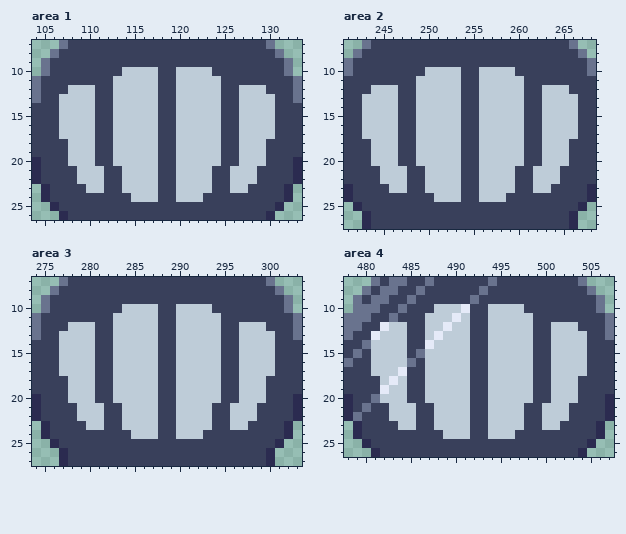
Edited in one commit: pixel-art file (assets/edit/clackerblinds.aseprite). The picture above was drawn from the file before the commit.
714x1054 pixels, 1 frame. Colours within 5 levels of each other are drawn and written as one. Shown: area 1: x 104..133, y 7..26; area 2: x 241..268, y 7..27; area 3: x 274..303, y 7..27; area 4: x 478..507, y 7..26. The commit also changed other parts of the picture, which this record leaves out.
The same view after the edit:
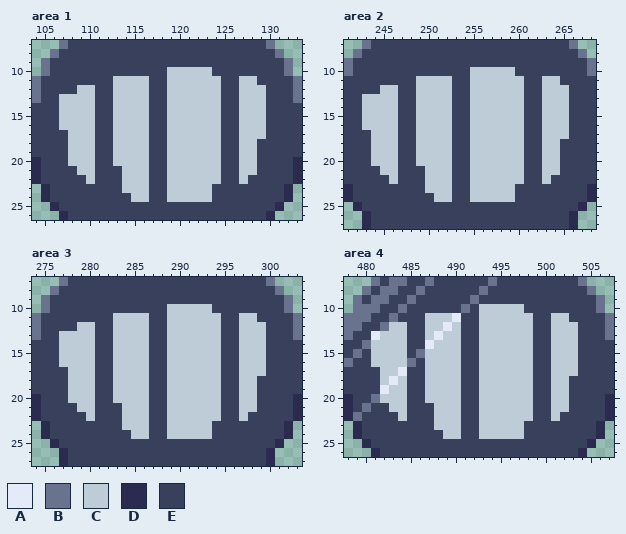
Palette (. is transparent): A #e5eaf8  B #69738e  C #beccd8  D #2b2b50  E #39405b
Changes in this commit:
Area 1, layer "Layer 2":
y 10: x 114..117 CCCC -> EEEE; x 119 E -> C
y 11: x 117 C -> E; x 119 E -> C; x 127..128 EE -> CC
y 12: x 108 C -> E; x 117 C -> E; x 119 E -> C
y 13..16: x 117 C -> E; x 119 E -> C; x 130 C -> E
y 17: x 107 C -> E; x 117 C -> E; x 119 E -> C; x 130 C -> E
y 18..20: x 117 C -> E; x 119 E -> C; x 129 C -> E
y 21: x 111 C -> E; x 117 C -> E; x 119 E -> C; x 124 E -> C; x 126 C -> E
y 22: x 109 C -> E; x 111 C -> E; x 117 C -> E; x 119 E -> C; x 124 E -> C; x 126 C -> E; x 128 C -> E
y 23: x 110..111 CC -> EE; x 117 C -> E; x 119 E -> C; x 126..127 CC -> EE
y 24: x 117 C -> E; x 119 E -> C; x 123 E -> C
Area 2, layer "Layer 2":
y 10: x 250..253 CCCC -> EEEE; x 255 E -> C
y 11: x 253 C -> E; x 255 E -> C; x 263..264 EE -> CC
y 12: x 244 C -> E; x 253 C -> E; x 255 E -> C
y 13..16: x 253 C -> E; x 255 E -> C; x 266 C -> E
y 17: x 243 C -> E; x 253 C -> E; x 255 E -> C; x 266 C -> E
y 18..20: x 253 C -> E; x 255 E -> C; x 265 C -> E
y 21: x 247 C -> E; x 253 C -> E; x 255 E -> C; x 260 E -> C; x 262 C -> E
y 22: x 245 C -> E; x 247 C -> E; x 253 C -> E; x 255 E -> C; x 260 E -> C; x 262 C -> E; x 264 C -> E
y 23: x 246..247 CC -> EE; x 253 C -> E; x 255 E -> C; x 262..263 CC -> EE
y 24: x 253 C -> E; x 255 E -> C; x 259 E -> C
Area 3, layer "Layer 2":
y 10: x 284..287 CCCC -> EEEE; x 289 E -> C
y 11: x 287 C -> E; x 289 E -> C; x 297..298 EE -> CC
y 12: x 278 C -> E; x 287 C -> E; x 289 E -> C
y 13..16: x 287 C -> E; x 289 E -> C; x 300 C -> E
y 17: x 277 C -> E; x 287 C -> E; x 289 E -> C; x 300 C -> E
y 18..20: x 287 C -> E; x 289 E -> C; x 299 C -> E
y 21: x 281 C -> E; x 287 C -> E; x 289 E -> C; x 294 E -> C; x 296 C -> E
y 22: x 279 C -> E; x 281 C -> E; x 287 C -> E; x 289 E -> C; x 294 E -> C; x 296 C -> E; x 298 C -> E
y 23: x 280..281 CC -> EE; x 287 C -> E; x 289 E -> C; x 296..297 CC -> EE
y 24: x 287 C -> E; x 289 E -> C; x 293 E -> C
Area 4, layer "Layer 2":
y 10: x 488..491 CCCA -> EEEB; x 493 E -> C
y 11: x 491 C -> E; x 493 E -> C; x 501..502 EE -> CC
y 12: x 482 A -> B; x 491 C -> E; x 493 E -> C
y 13..16: x 491 C -> E; x 493 E -> C; x 504 C -> E
y 17: x 481 C -> E; x 491 C -> E; x 493 E -> C; x 504 C -> E
y 18..20: x 491 C -> E; x 493 E -> C; x 503 C -> E
y 21: x 485 C -> E; x 491 C -> E; x 493 E -> C; x 498 E -> C; x 500 C -> E
y 22: x 483 C -> E; x 485 C -> E; x 491 C -> E; x 493 E -> C; x 498 E -> C; x 500 C -> E; x 502 C -> E
y 23: x 484..485 CC -> EE; x 491 C -> E; x 493 E -> C; x 500..501 CC -> EE
y 24: x 491 C -> E; x 493 E -> C; x 497 E -> C
